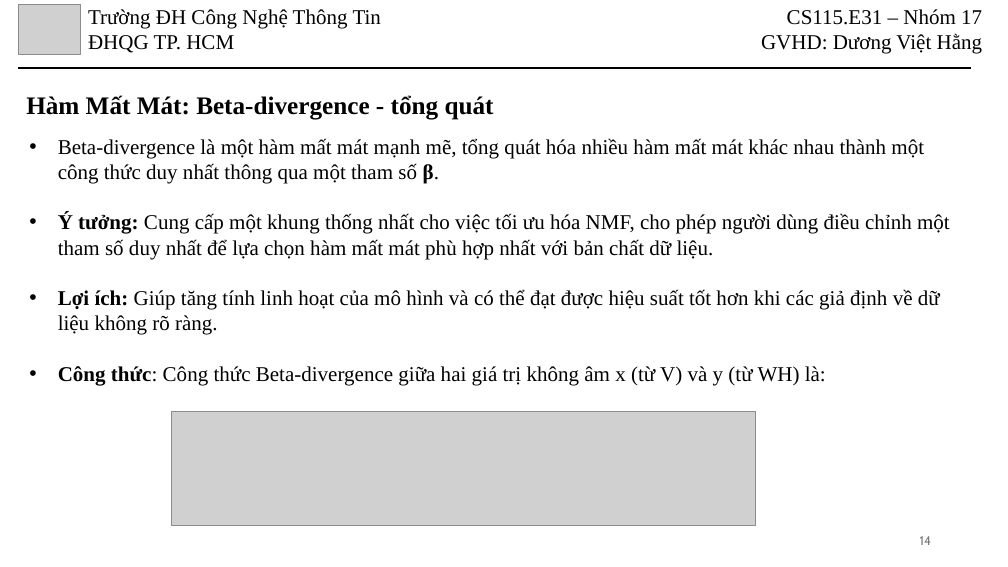
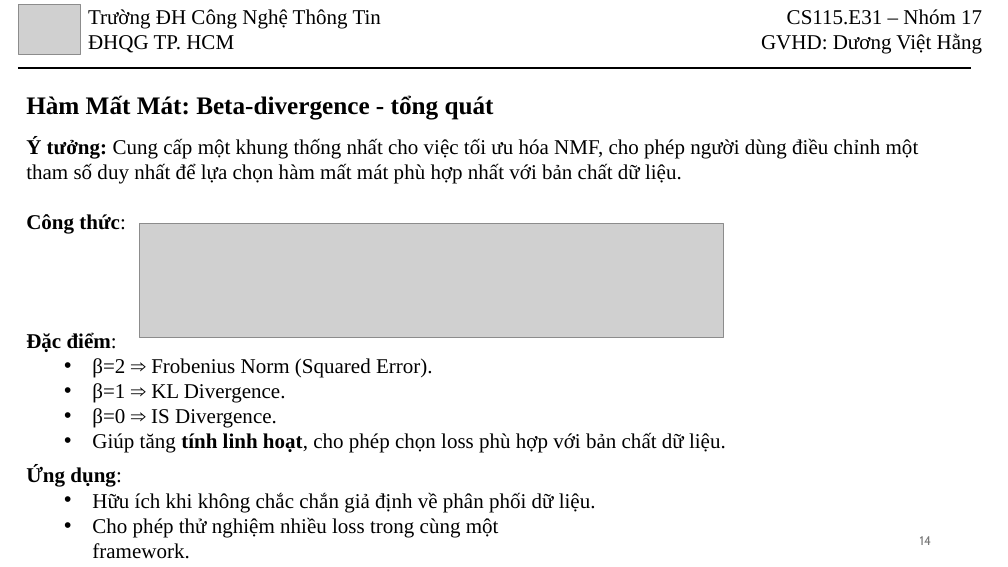
Before and after one commit to HoanHang/AI-UIT, a slide deck: slide 14 of Toan_KHMT/BaoCao/CS115-Nhom17-NMF.pptx. Drawn at 1008x567 pixels with LibreOffice and Linux fonts; fonts in the diff are those of the drawing; grey boxes stand for pictures. Boxes give left, top, right and bottom in pixels: in the first picture for what was removed or moved away, otherwise in the second. Text is boxed around its words. In the diff, an @@ line names an element or a change of style, - is before the commit and + after.

```diff
--- a/Toan_KHMT/BaoCao/CS115-Nhom17-NMF.pptx
+++ b/Toan_KHMT/BaoCao/CS115-Nhom17-NMF.pptx
@@ text at [26, 138, 919, 184]: bullet • to none @@
@@ text at [58, 138, 924, 184]: paragraph removed @@
-• Beta-divergence là một hàm mất mát mạnh mẽ, tổng quát hóa nhiều hàm mất mát khác nhau thành một công thức duy nhất thông qua một tham số β.
@@ text at [26, 214, 126, 234]: text changed; bold on @@
-• Lợi ích: Giúp tăng tính linh hoạt của mô hình và có thể đạt được hiệu suất tốt hơn khi các giả định về dữ liệu không rõ ràng.
-• Công thức: Công thức Beta-divergence giữa hai giá trị không âm x (từ V) và y (từ WH) là:
+Công thức:
@@ picture: place and size @@
-picture at [172, 411, 756, 526]
+picture at [139, 224, 724, 338]
@@ text added at [26, 332, 726, 453], 20 pt, text #000000 @@
+Đặc điểm:
+  • β=2 ⇒ Frobenius Norm (Squared Error).
+  • β=1 ⇒ KL Divergence.
+  • β=0 ⇒ IS Divergence.
+  • Giúp tăng tính linh hoạt, cho phép chọn loss phù hợp với bản chất dữ liệu.
@@ text added at [26, 466, 596, 538], 20 pt, text #000000 @@
+Ứng dụng:
+  • Hữu ích khi không chắc chắn giả định về phân phối dữ liệu.
+  • Cho phép thử nghiệm nhiều loss trong cùng một framework.
```
Also in this commit, not shown: 22 other slides changed, 2 slides removed.
